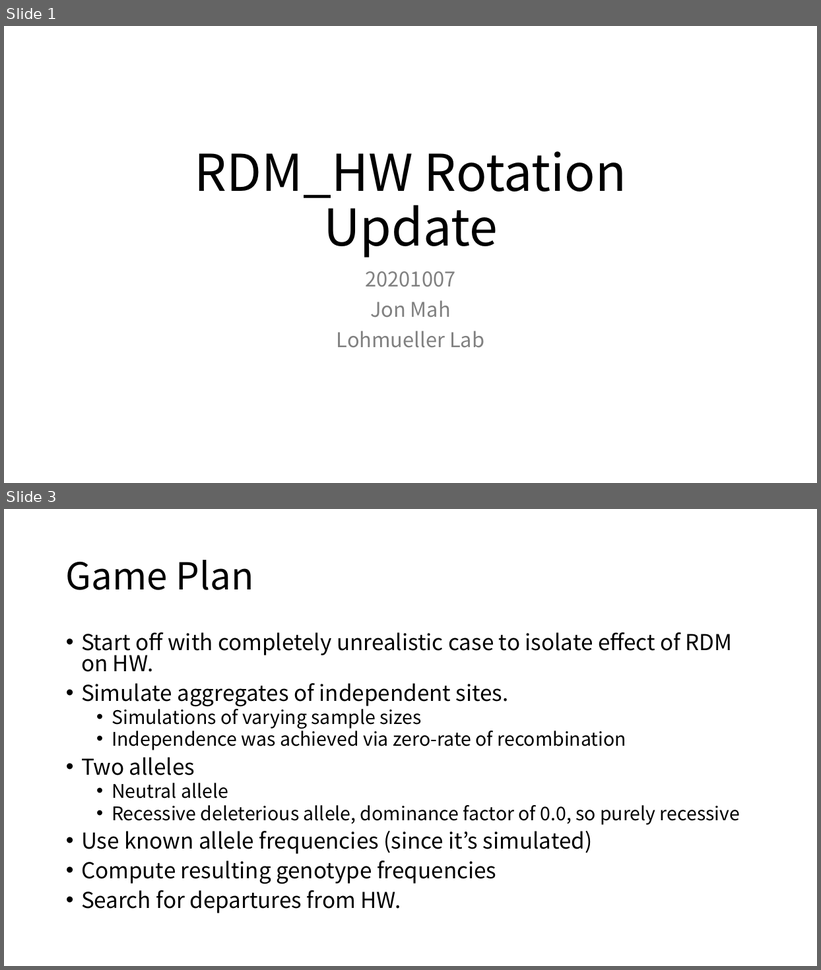
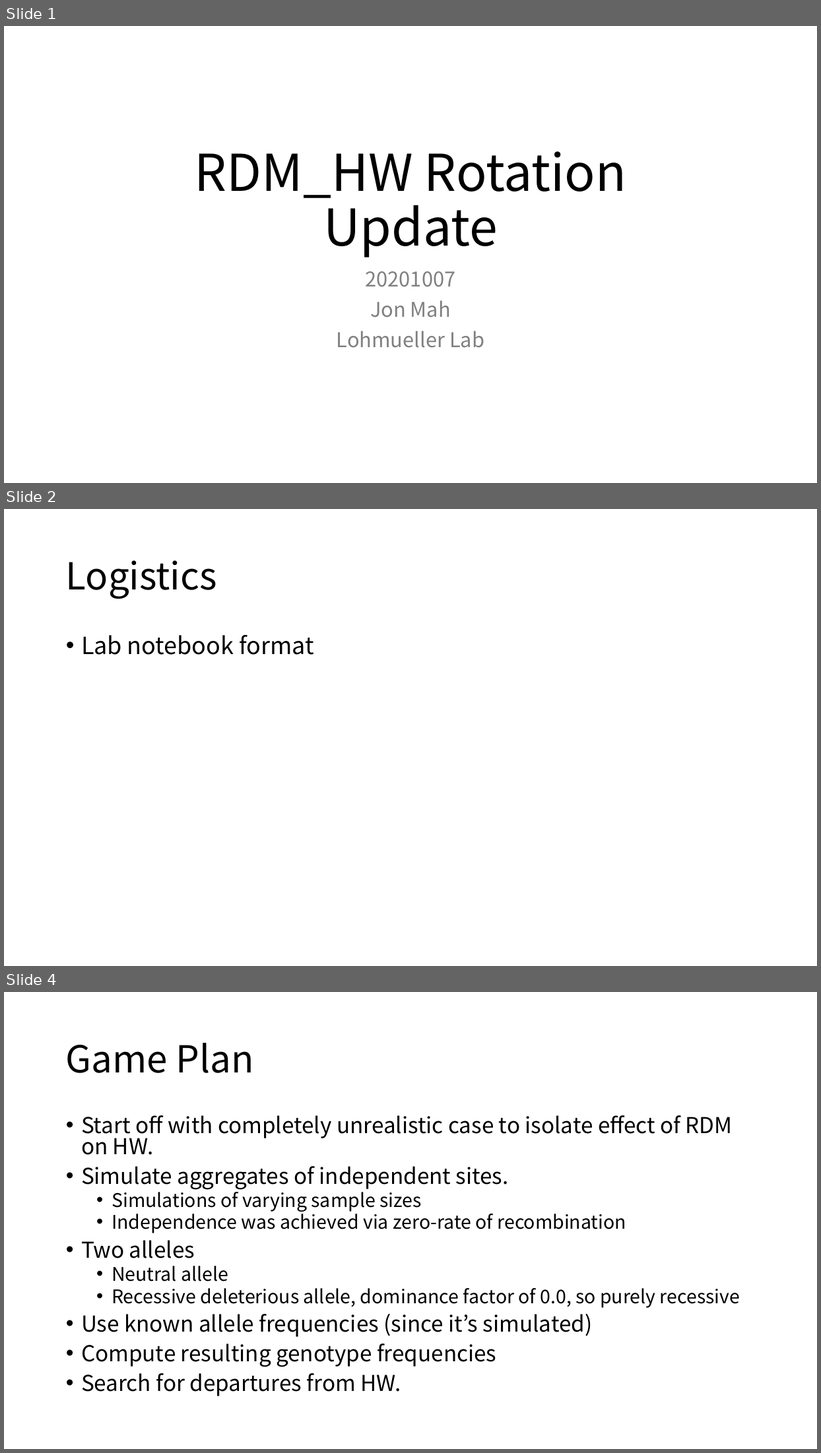
Before and after one commit to jon-mah/RDM_HW, a slide deck: Summary/20201007_RDM_HW_rotation_update.pptx. Shown one above the other, each under a label of ours: slides 1 and 3 before the commit, slides 1, 2 and 4 after it; the slides between them are not shown. The pictures are 821x970 and 821x1453 pixels, drawn with LibreOffice and Linux fonts; fonts in the diff are those of the drawing. Boxes give left, top, right and bottom in pixels: in the first picture for what was removed or moved away, otherwise in the second. Text is boxed around its words. In the diff, an @@ line names an element or a change of style, - is before the commit and + after.

```diff
--- a/Summary/20201007_RDM_HW_rotation_update.pptx
+++ b/Summary/20201007_RDM_HW_rotation_update.pptx
@@ slide 2 added at bbox=[4, 509, 817, 966], background #FFFFFF @@
@@ title added at bbox=[66, 560, 217, 599], 44 pt, text #000000 @@
+Logistics
@@ text added at bbox=[81, 635, 314, 655], 28 pt, text #000000 @@
+• Lab notebook format
@@ what was slide 3 is now slide 4 @@
```
Also in this commit, not shown: 3 slides changed, 1 other slide added, 4 other files.
